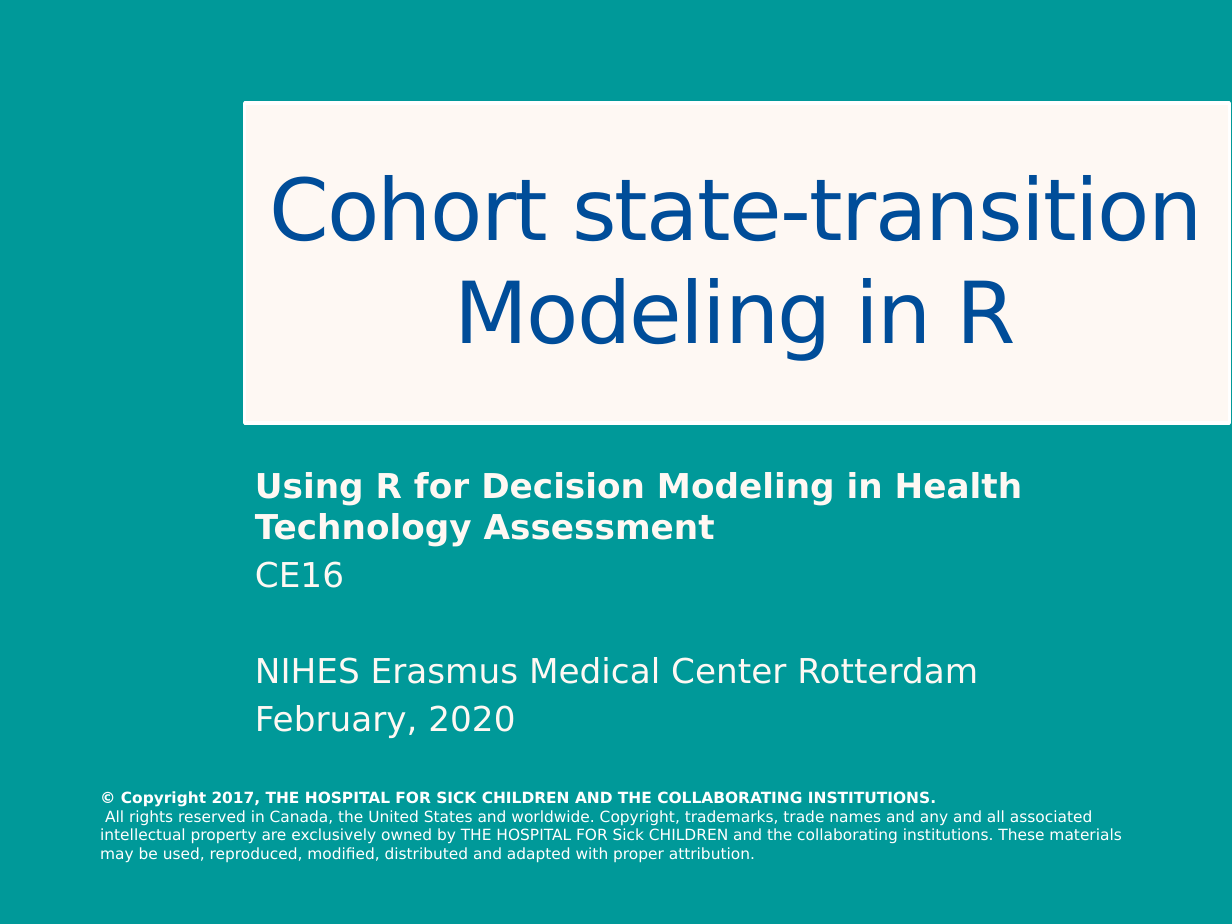
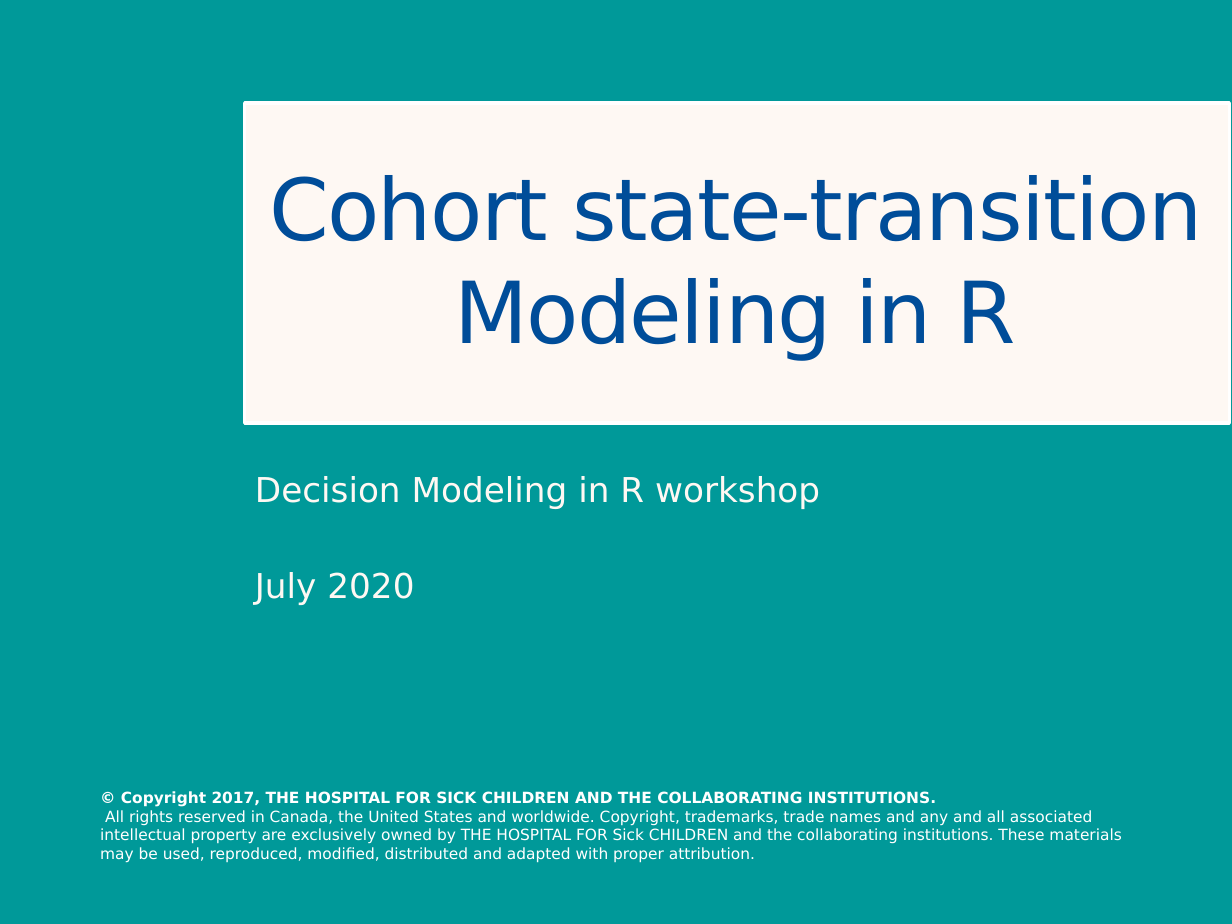
Before and after one commit to DARTH-git/Course-Modularization, a slide deck: slide 1 of Markov models/Slides/MarkovModelSlides.pptx. Drawn at 1232x924 pixels with LibreOffice and Linux fonts; fonts in the diff are those of the drawing. Boxes give left, top, right and bottom in pixels: in the first picture for what was removed or moved away, otherwise in the second. Text is boxed around its words. In the diff, an @@ line names an element or a change of style, - is before the commit and + after.

Commit message:
Transferred Decision Modeling in R workshop July 2020

```diff
--- a/Markov models/Slides/MarkovModelSlides.pptx
+++ b/Markov models/Slides/MarkovModelSlides.pptx
@@ subtitle at (255, 476, 820, 605): text changed; bold off @@
-Using R for Decision Modeling in Health Technology Assessment
-CE16
-NIHES Erasmus Medical Center Rotterdam
-February, 2020
+Decision Modeling in R workshop
+July 2020
```
Also in this commit, not shown: 2 other slides changed, 6 slides removed, 32 other files.
